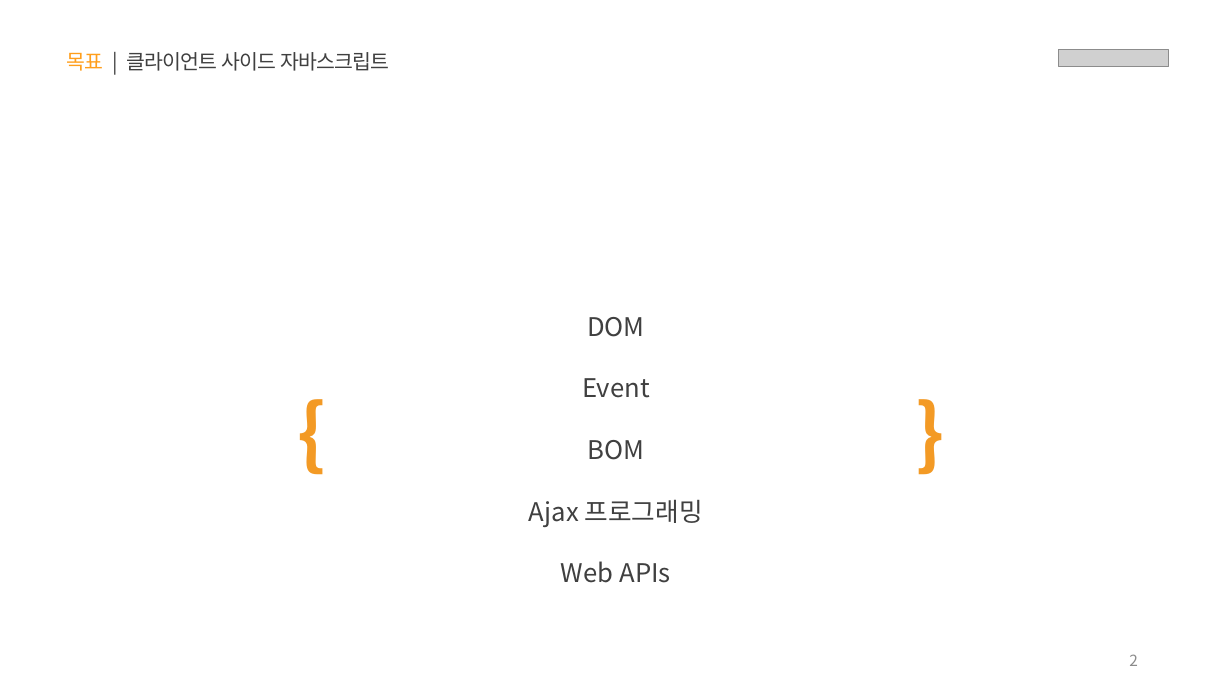
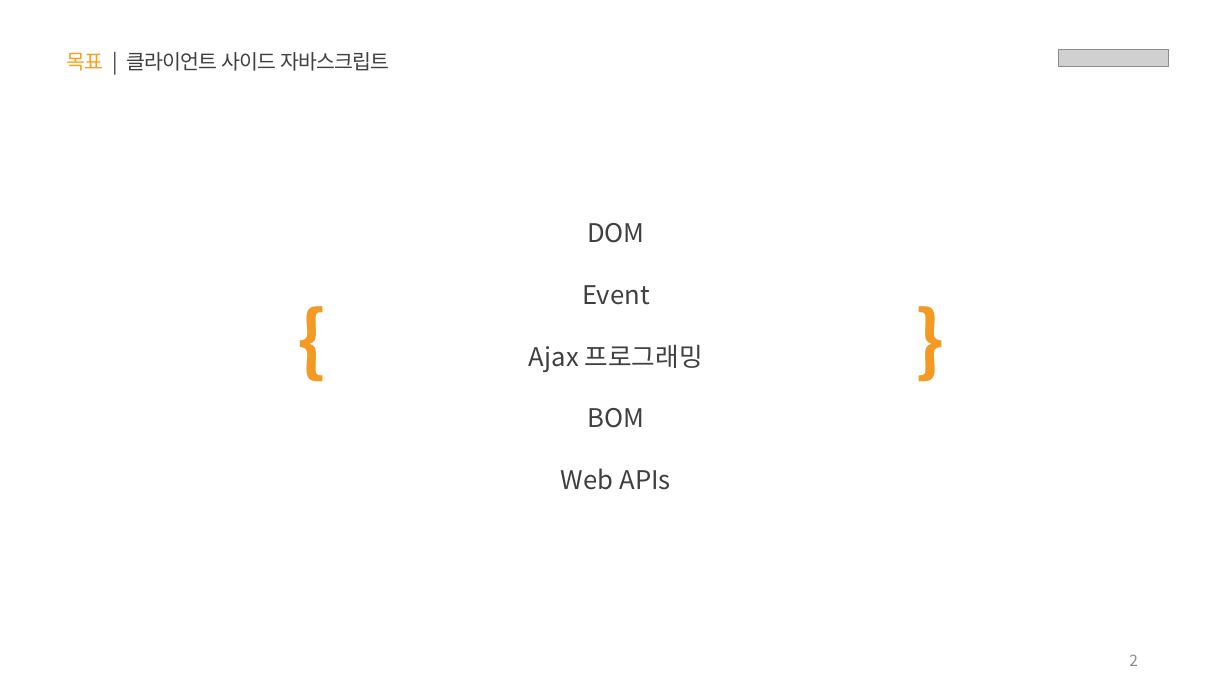
Before and after one commit to YouVin/JS, a slide deck: slide 2 of PPT/05.자바스크립트 - 클라이언트 사이드(Event, DOM, Ajax, Web APIs).pptx. Drawn at 1232x693 pixels with LibreOffice and Linux fonts; fonts in the diff are those of the drawing; grey boxes stand for pictures. Boxes give left, top, right and bottom in pixels: in the first picture for what was removed or moved away, otherwise in the second. Text is boxed around its words. In the diff, an @@ line names an element or a change of style, - is before the commit and + after.

```diff
--- a/PPT/05.자바스크립트 - 클라이언트 사이드(Event, DOM, Ajax, Web APIs).pptx
+++ b/PPT/05.자바스크립트 - 클라이언트 사이드(Event, DOM, Ajax, Web APIs).pptx
@@ 3 texts: place and size @@
-3 texts at bbox=[288, 317, 944, 583]
+3 texts at bbox=[288, 223, 944, 490]
@@ text at bbox=[529, 344, 703, 372]: paragraph added @@
+Ajax 프로그래밍
@@ text at bbox=[529, 499, 703, 527]: paragraph removed @@
-Ajax 프로그래밍
```
Also in this commit, not shown: 6 other slides changed, 23 slides added.
